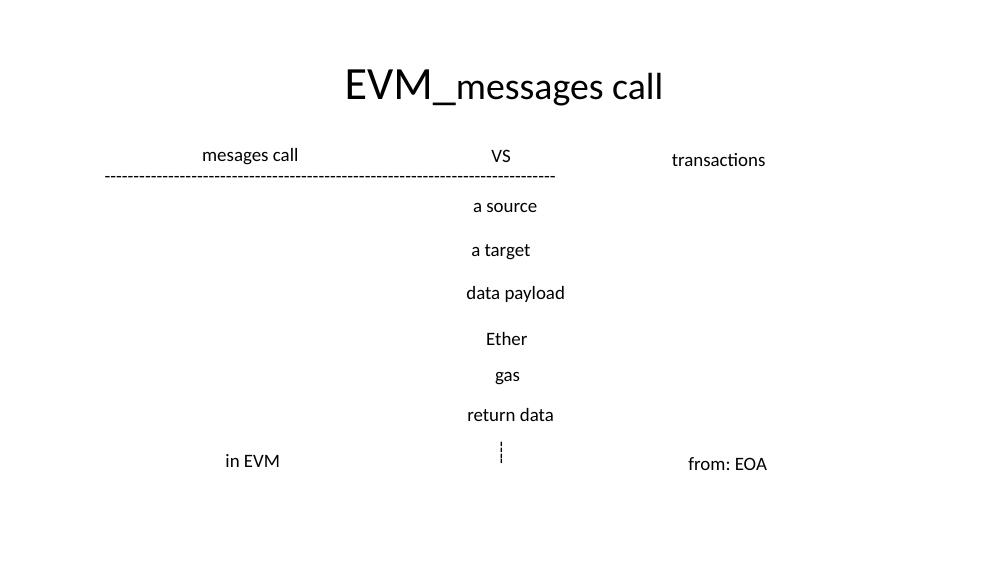
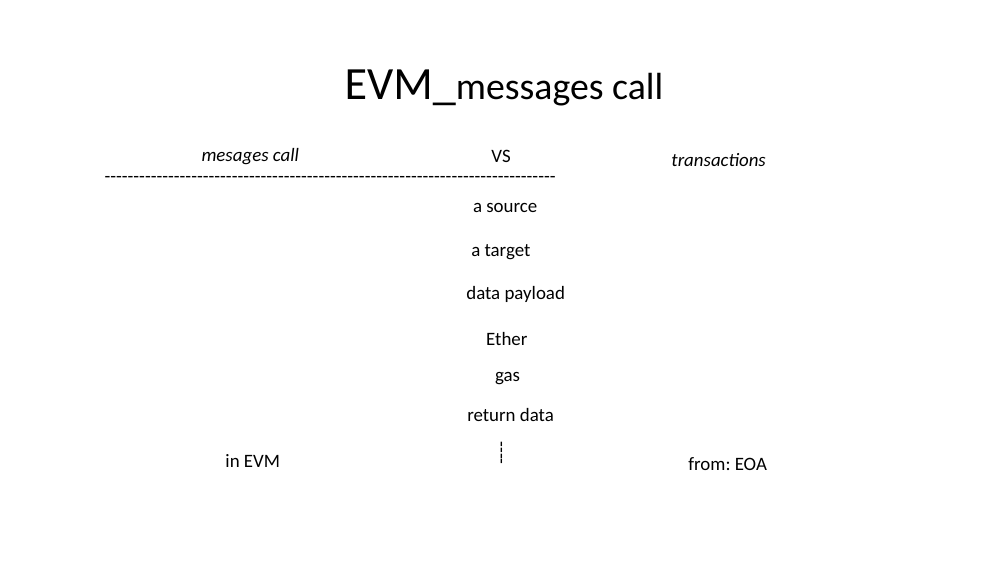
Before and after one commit to kaikai1024/ethereum-me, a slide deck: slide 13 of contract_me.pptx. Drawn at 1008x567 pixels with LibreOffice and Linux fonts; fonts in the diff are those of the drawing. Boxes give left, top, right and bottom in pixels: in the first picture for what was removed or moved away, otherwise in the second. Text is boxed around its words. In the diff, an @@ line names an element or a change of style, - is before the commit and + after.

```diff
--- a/contract_me.pptx
+++ b/contract_me.pptx
@@ text "mesages call" at <box>202,148,299,165</box>: italic on @@
@@ text "transactions" at <box>671,153,765,166</box>: italic on @@
```
Also in this commit, not shown: 7 other slides changed.
